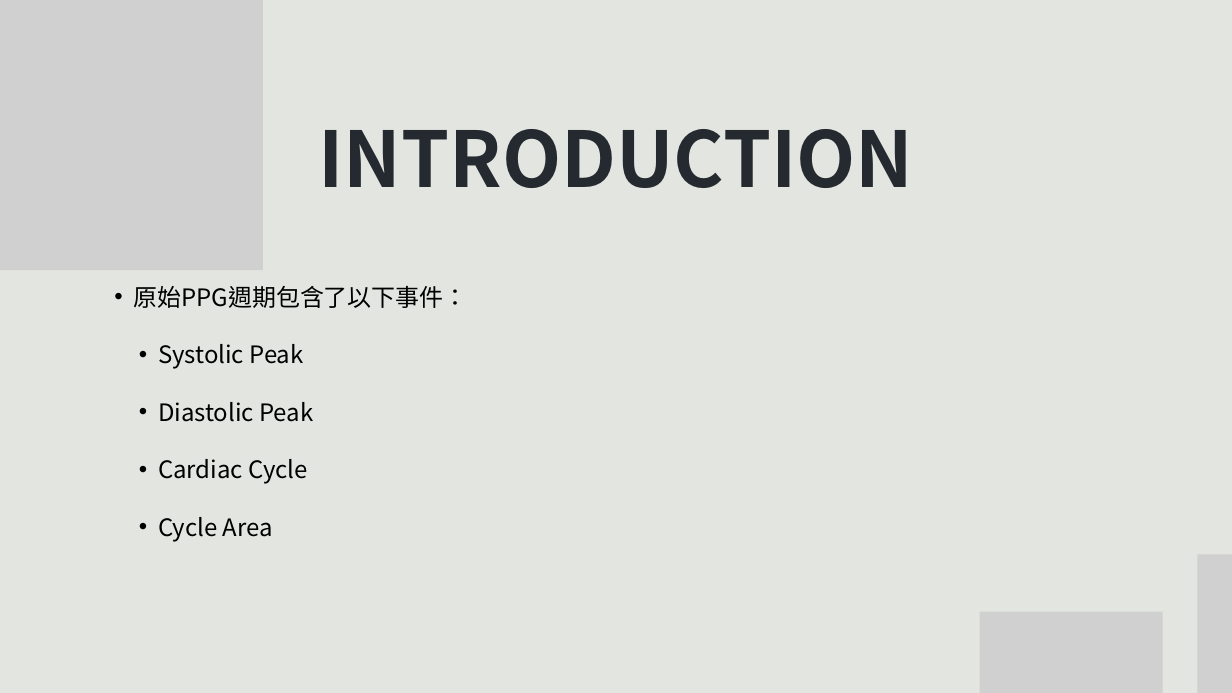
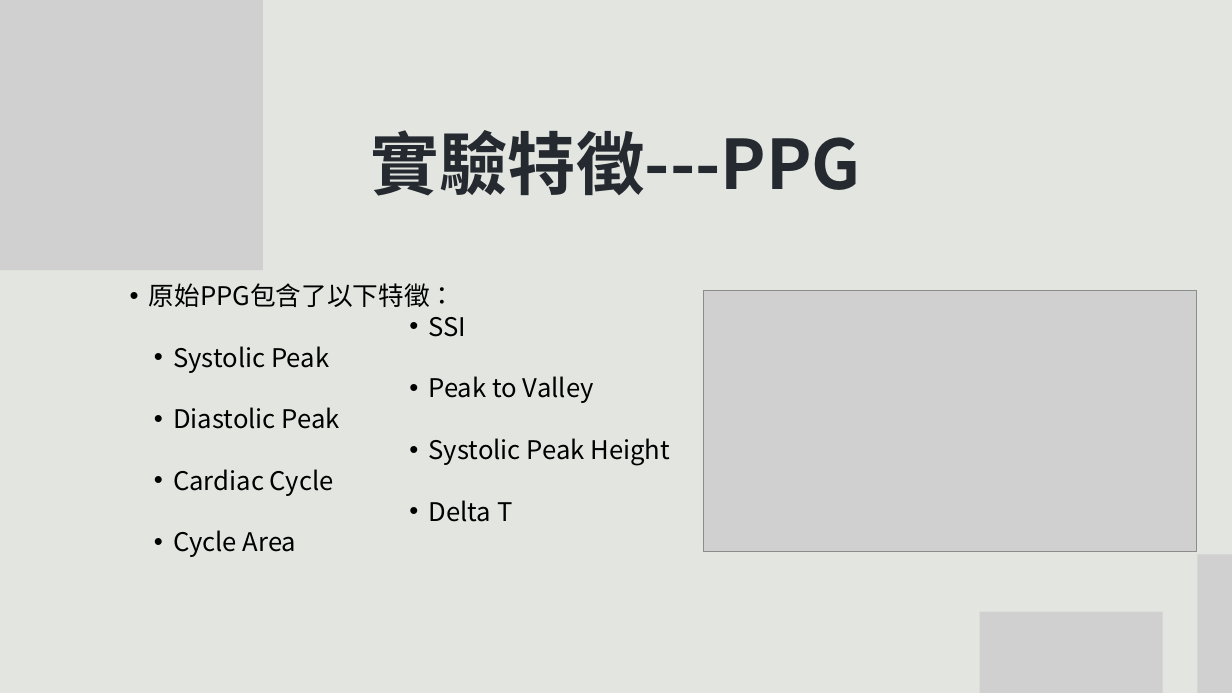
Before and after one commit to m11217045/PPG, a slide deck: slide 17 of 碩論/Ivory Black Simple Geometric Research Project Presentation.pptx (slide 15 before the commit). Drawn at 1232x693 pixels with LibreOffice and Linux fonts; fonts in the diff are those of the drawing; grey boxes stand for pictures. Boxes give left, top, right and bottom in pixels: in the first picture for what was removed or moved away, otherwise in the second. Text is boxed around its words. In the diff, an @@ line names an element or a change of style, - is before the commit and + after.

```diff
--- a/碩論/Ivory Black Simple Geometric Research Project Presentation.pptx
+++ b/碩論/Ivory Black Simple Geometric Research Project Presentation.pptx
@@ text at [371,130,861,196]: text changed; size 90 to 80 pt @@
-INTRODUCTION
+實驗特徵---PPG
@@ text "原始PPG包含了以下特徵：": place and size @@
-text "原始PPG包含了以下特徵：" at [134,286,468,542]
+text "原始PPG包含了以下特徵：" at [149,283,456,557]
@@ text at [149,283,456,307]: text changed; size 28 to 30 pt @@
-• 原始PPG週期包含了以下事件：
+• 原始PPG包含了以下特徵：
@@ picture added at [703,290,1196,552] @@
@@ text added at [429,317,670,522], 30 pt, text #000000 @@
+• SSI
+• Peak to Valley
+• Systolic Peak Height
+• Delta T
@@ text at [173,346,340,557]: size 28 to 30 pt in "Systolic Peak", "Diastolic Peak", "Cardiac Cycle", "Cycle Area" @@
```
Also in this commit, not shown: 9 other slides changed, 36 slides added, 10 slides removed, 10 other files.
